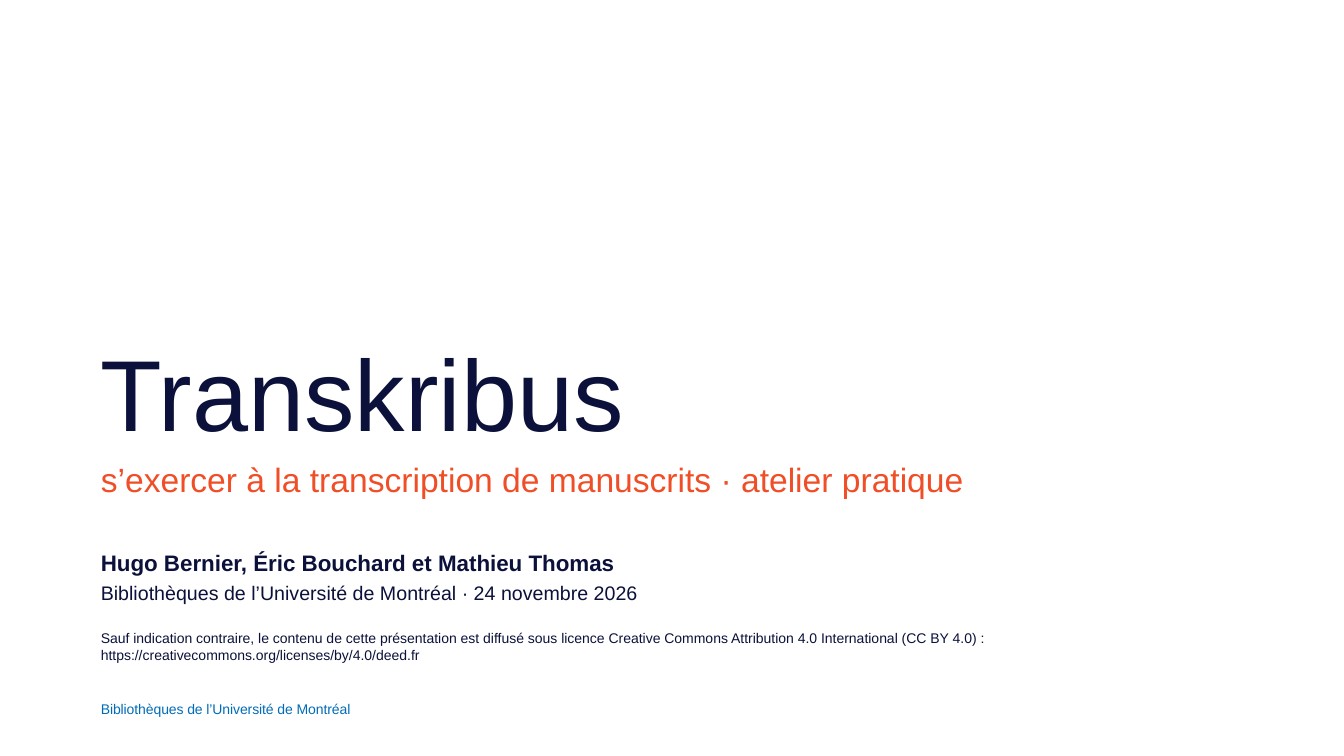
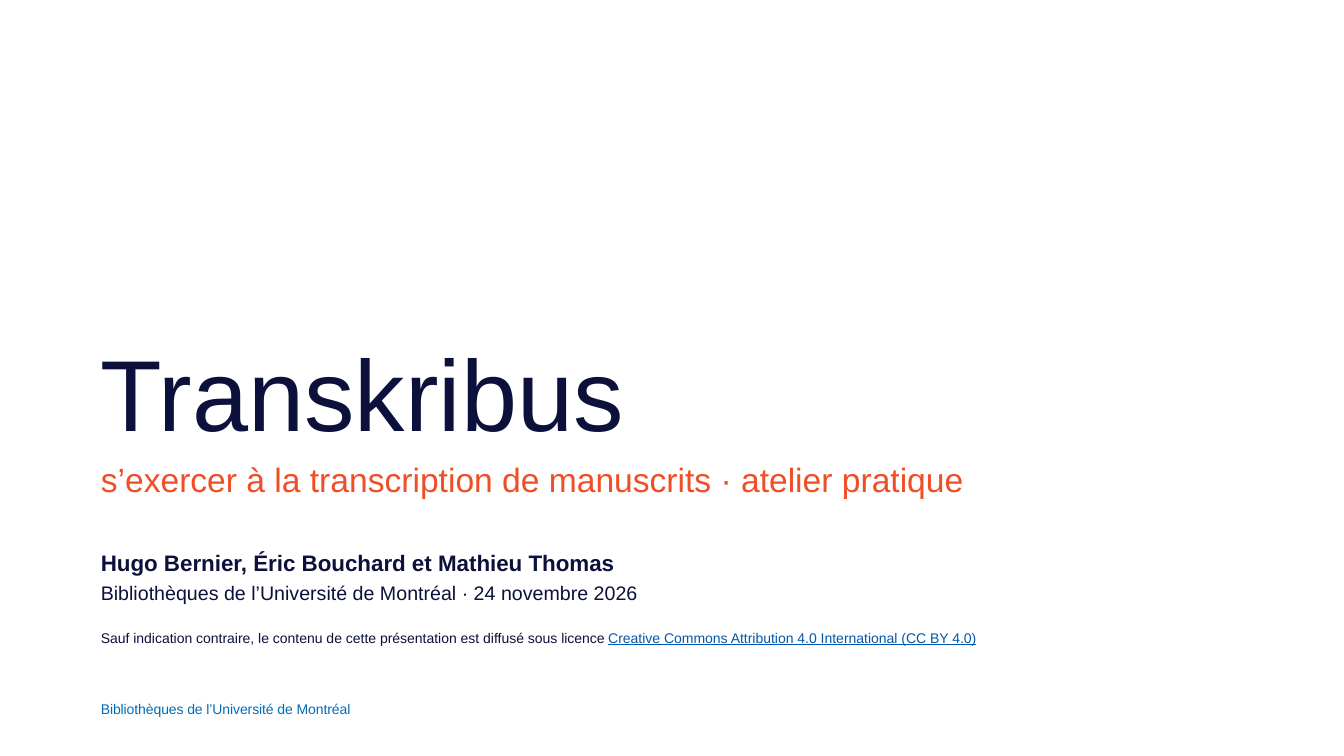
Before and after one commit to bibudem/atelier-transcription-nov2026, a slide deck: slide 2 of exposé_magistral.pptx. Drawn at 1344x756 pixels with LibreOffice and Linux fonts; fonts in the diff are those of the drawing. Boxes give left, top, right and bottom in pixels: in the first picture for what was removed or moved away, otherwise in the second. Text is boxed around its words. In the diff, an @@ line names an element or a change of style, - is before the commit and + after.

```diff
--- a/exposé_magistral.pptx
+++ b/exposé_magistral.pptx
@@ text at bbox=[101, 632, 976, 646]: text changed @@
-  Sauf indication contraire, le contenu de cette présentation est diffusé sous licence Creative Commons Attribution 4.0 International (CC BY 4.0) : https://creativecommons.org/licenses/by/4.0/deed.fr
+  Sauf indication contraire, le contenu de cette présentation est diffusé sous licence Creative Commons Attribution 4.0 International (CC BY 4.0)
```
